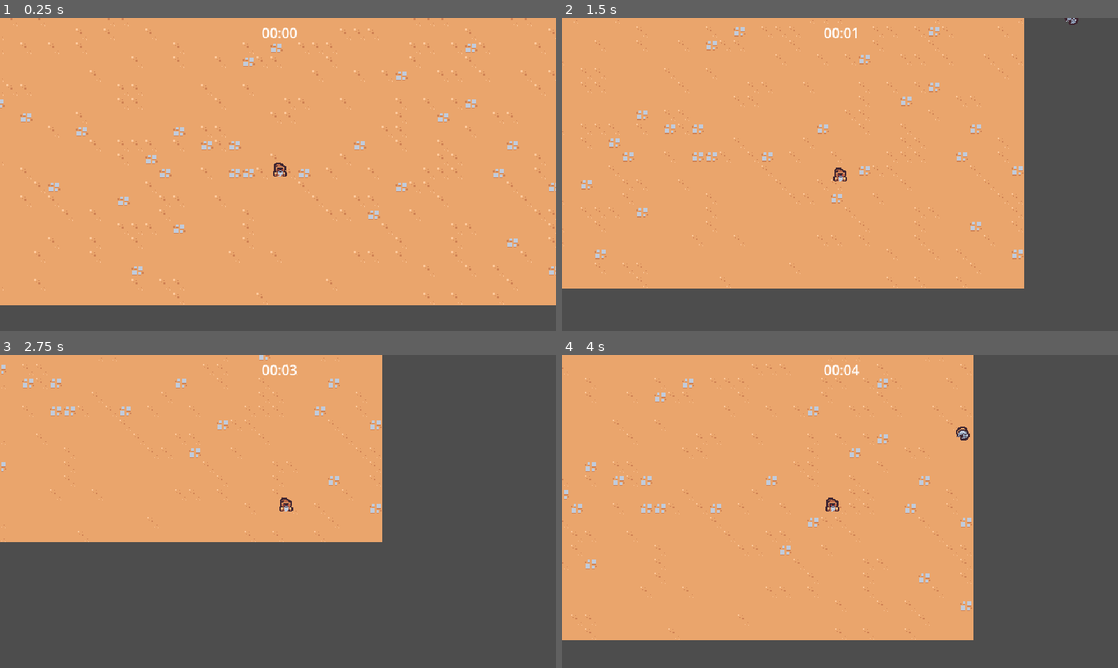
Above: before the commit, frames 1-4 (two rows, left to right).
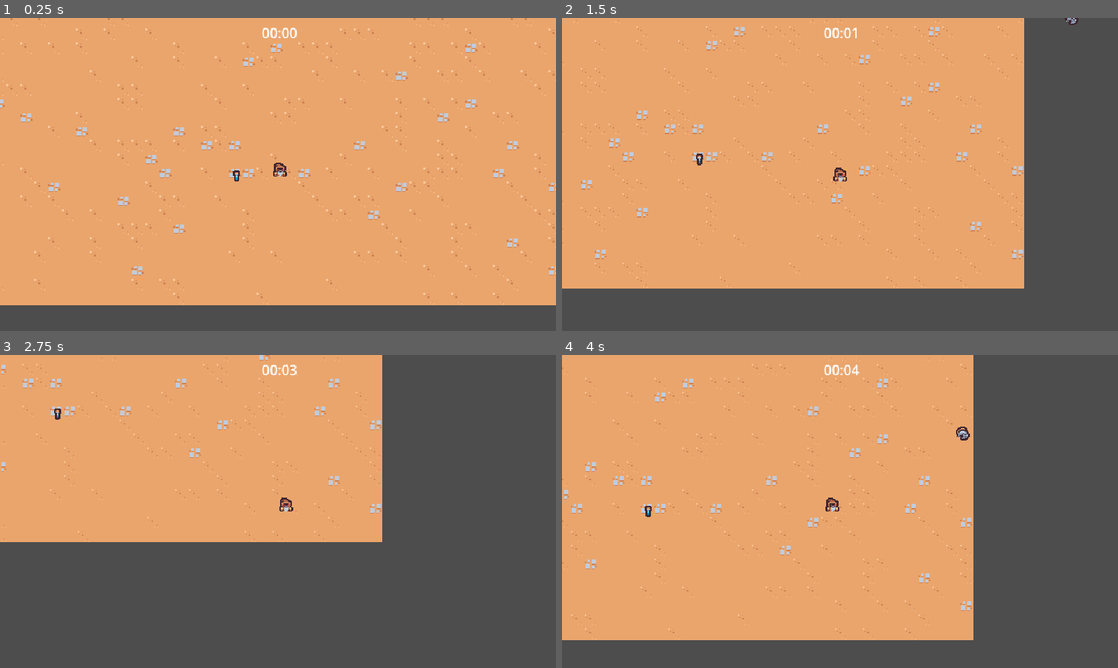
Above: after the commit, the same moments.

Repository: nok4123456/Godot_Learning
Game: Godot game, scene res://scenes/main/main.tscn
Same seed, same stepped clock (60 frames per second), same inputs: the game is played once before the commit and once after it.
Inputs:
- Up to frame 1 (0.25 s): no input
- Up to frame 2 (1.5 s): hold D (move_right) 0.53-1.28 s; hold S (move_down) from 1.28 s (still down)
- Up to frame 3 (2.75 s): release S (move_down) at 2.03 s; hold D (move_right) from 2.03 s (still down)
- Up to frame 4 (4 s): release D (move_right) at 2.78 s; hold W (move_up) 2.78-3.53 s; hold Left (move_left) from 3.53 s (still down)

The runs differ from the first frame. In frame 1, less than 0.1% of the frame differs, in the area x 41-44%, y 48-53%; in frame 2, less than 0.1%, in the area x 24-26%, y 43-48%; in frame 3, less than 0.1%; in frame 4, less than 0.1%.

Commit message:
create experience vial

Diff:
--- a/project.godot
+++ b/project.godot
@@ -64,6 +64,7 @@
 2d_physics/layer_2="Player"
 2d_physics/layer_3="Enemy"
 2d_physics/layer_4="EnemyCollision"
+2d_physics/layer_5="PlayerPickUp"
 
 [rendering]
 
--- a/scenes/basic_enemy/basic_enemy.tscn
+++ b/scenes/game_object/basic_enemy/basic_enemy.tscn
@@ -1,7 +1,7 @@
 [gd_scene load_steps=5 format=3 uid="uid://clw0xibau1i6n"]
 
-[ext_resource type="Texture2D" uid="uid://coi8wvnycy46k" path="res://scenes/basic_enemy/basic_enemy.png" id="1_x1mow"]
-[ext_resource type="Script" path="res://scenes/basic_enemy/basic_enemy.gd" id="1_xy0c6"]
+[ext_resource type="Texture2D" uid="uid://coi8wvnycy46k" path="res://scenes/game_object/basic_enemy/basic_enemy.png" id="1_x1mow"]
+[ext_resource type="Script" path="res://scenes/game_object/basic_enemy/basic_enemy.gd" id="1_xy0c6"]
 
 [sub_resource type="CircleShape2D" id="CircleShape2D_0lkwg"]
 
--- /dev/null
+++ b/scenes/game_object/experience_vial/experience_vial.gd
@@ -0,0 +1,10 @@
+extends Node2D
+
+
+# Called when the node enters the scene tree for the first time.
+func _ready():
+	$Area2D.area_entered.connect(on_area_entered)
+
+
+func on_area_entered(other_area: Area2D):
+	queue_free()
--- /dev/null
+++ b/scenes/game_object/experience_vial/experience_vial.tscn
@@ -0,0 +1,20 @@
+[gd_scene load_steps=4 format=3 uid="uid://co8g2cr8tf6px"]
+
+[ext_resource type="Script" path="res://scenes/game_object/experience_vial/experience_vial.gd" id="1_4kdgh"]
+[ext_resource type="Texture2D" uid="uid://b7qlld0ui7i7t" path="res://scenes/game_object/experience_vial/experience_vial.png" id="2_u564p"]
+
+[sub_resource type="CircleShape2D" id="CircleShape2D_cweoc"]
+radius = 16.0
+
+[node name="ExperienceVial" type="Node2D"]
+script = ExtResource("1_4kdgh")
+
+[node name="Area2D" type="Area2D" parent="."]
+collision_layer = 0
+collision_mask = 16
+
+[node name="CollisionShape2D" type="CollisionShape2D" parent="Area2D"]
+shape = SubResource("CircleShape2D_cweoc")
+
+[node name="Sprite2D" type="Sprite2D" parent="."]
+texture = ExtResource("2_u564p")
--- a/scenes/game_camera/game_camera.tscn
+++ b/scenes/game_object/game_camera/game_camera.tscn
@@ -1,6 +1,6 @@
 [gd_scene load_steps=2 format=3 uid="uid://dwo0x73y2v7vf"]
 
-[ext_resource type="Script" path="res://scenes/game_camera/game_camera.gd" id="1_w0gwp"]
+[ext_resource type="Script" path="res://scenes/game_object/game_camera/game_camera.gd" id="1_w0gwp"]
 
 [node name="GameCamera" type="Camera2D"]
 script = ExtResource("1_w0gwp")
--- a/scenes/player/player.tscn
+++ b/scenes/game_object/player/player.tscn
@@ -1,8 +1,11 @@
-[gd_scene load_steps=5 format=3 uid="uid://dxvfk36i78seq"]
+[gd_scene load_steps=6 format=3 uid="uid://dxvfk36i78seq"]
 
-[ext_resource type="Script" path="res://scenes/player/player.gd" id="1_cj0pu"]
+[ext_resource type="Script" path="res://scenes/game_object/player/player.gd" id="1_cj0pu"]
 [ext_resource type="PackedScene" uid="uid://dpxdk3qws140c" path="res://scenes/ability/sword_ability_controller/sword_ability_controller.tscn" id="2_eeeio"]
-[ext_resource type="Texture2D" uid="uid://btef5e4bmlcxk" path="res://scenes/player/player.png" id="2_xxes3"]
+[ext_resource type="Texture2D" uid="uid://btef5e4bmlcxk" path="res://scenes/game_object/player/player.png" id="2_xxes3"]
+
+[sub_resource type="CircleShape2D" id="CircleShape2D_8k7vp"]
+radius = 32.0
 
 [sub_resource type="CircleShape2D" id="CircleShape2D_h6vgy"]
 radius = 5.0
@@ -14,6 +17,14 @@
 
 [node name="SwordAbilityController" parent="." instance=ExtResource("2_eeeio")]
 
+[node name="Area2D" type="Area2D" parent="."]
+collision_layer = 16
+collision_mask = 0
+
+[node name="CollisionShape2D" type="CollisionShape2D" parent="Area2D"]
+position = Vector2(2.08165e-12, -5)
+shape = SubResource("CircleShape2D_8k7vp")
+
 [node name="Sprite2D" type="Sprite2D" parent="."]
 texture = ExtResource("2_xxes3")
 offset = Vector2(0, -8)
--- a/scenes/main/main.tscn
+++ b/scenes/main/main.tscn
@@ -1,11 +1,12 @@
-[gd_scene load_steps=7 format=3 uid="uid://ywkpgic2fu1a"]
+[gd_scene load_steps=8 format=3 uid="uid://ywkpgic2fu1a"]
 
-[ext_resource type="PackedScene" uid="uid://dwo0x73y2v7vf" path="res://scenes/game_camera/game_camera.tscn" id="1_8w7fk"]
-[ext_resource type="PackedScene" uid="uid://dxvfk36i78seq" path="res://scenes/player/player.tscn" id="1_eb4it"]
+[ext_resource type="PackedScene" uid="uid://dwo0x73y2v7vf" path="res://scenes/game_object/game_camera/game_camera.tscn" id="1_8w7fk"]
+[ext_resource type="PackedScene" uid="uid://dxvfk36i78seq" path="res://scenes/game_object/player/player.tscn" id="1_eb4it"]
 [ext_resource type="PackedScene" uid="uid://cyua8nrf24jc7" path="res://scenes/manager/enemy_manager.tscn" id="1_hky6d"]
 [ext_resource type="TileSet" uid="uid://bura1hv3tbosm" path="res://resourse/tileset.tres" id="1_i8m0n"]
 [ext_resource type="PackedScene" uid="uid://s5ncorhi1i2d" path="res://scenes/UI/arean_time_ui.tscn" id="1_xlxr3"]
 [ext_resource type="PackedScene" uid="uid://dnb7tmo4g1qyg" path="res://scenes/arena_time_manager.tscn" id="2_hpaq8"]
+[ext_resource type="PackedScene" uid="uid://co8g2cr8tf6px" path="res://scenes/game_object/experience_vial/experience_vial.tscn" id="7_klfa8"]
 
 [node name="Main" type="Node"]
 
@@ -25,3 +26,6 @@
 
 [node name="Player" parent="." instance=ExtResource("1_eb4it")]
 position = Vector2(332, 236)
+
+[node name="ExperienceVial" parent="." instance=ExtResource("7_klfa8")]
+position = Vector2(282, 235)
--- a/scenes/manager/enemy_manager.tscn
+++ b/scenes/manager/enemy_manager.tscn
@@ -1,7 +1,7 @@
 [gd_scene load_steps=3 format=3 uid="uid://cyua8nrf24jc7"]
 
 [ext_resource type="Script" path="res://scenes/manager/enemy_manager.gd" id="1_w2opn"]
-[ext_resource type="PackedScene" uid="uid://clw0xibau1i6n" path="res://scenes/basic_enemy/basic_enemy.tscn" id="2_f8gr1"]
+[ext_resource type="PackedScene" uid="uid://clw0xibau1i6n" path="res://scenes/game_object/basic_enemy/basic_enemy.tscn" id="2_f8gr1"]
 
 [node name="EnemyManager" type="Node"]
 script = ExtResource("1_w2opn")
Renamed: scenes/basic_enemy/basic_enemy.gd -> scenes/game_object/basic_enemy/basic_enemy.gd
Renamed: scenes/basic_enemy/basic_enemy.png -> scenes/game_object/basic_enemy/basic_enemy.png
Not shown, changed: scenes/game_object/basic_enemy/basic_enemy.png.import
Binary file added: scenes/game_object/experience_vial/experience_vial.png
Not shown, changed: scenes/game_object/experience_vial/experience_vial.png.import
Renamed: scenes/game_camera/game_camera.gd -> scenes/game_object/game_camera/game_camera.gd
Renamed: scenes/player/player.gd -> scenes/game_object/player/player.gd
Renamed: scenes/player/player.png -> scenes/game_object/player/player.png
Not shown, added: scenes/game_object/player/player.png.import
